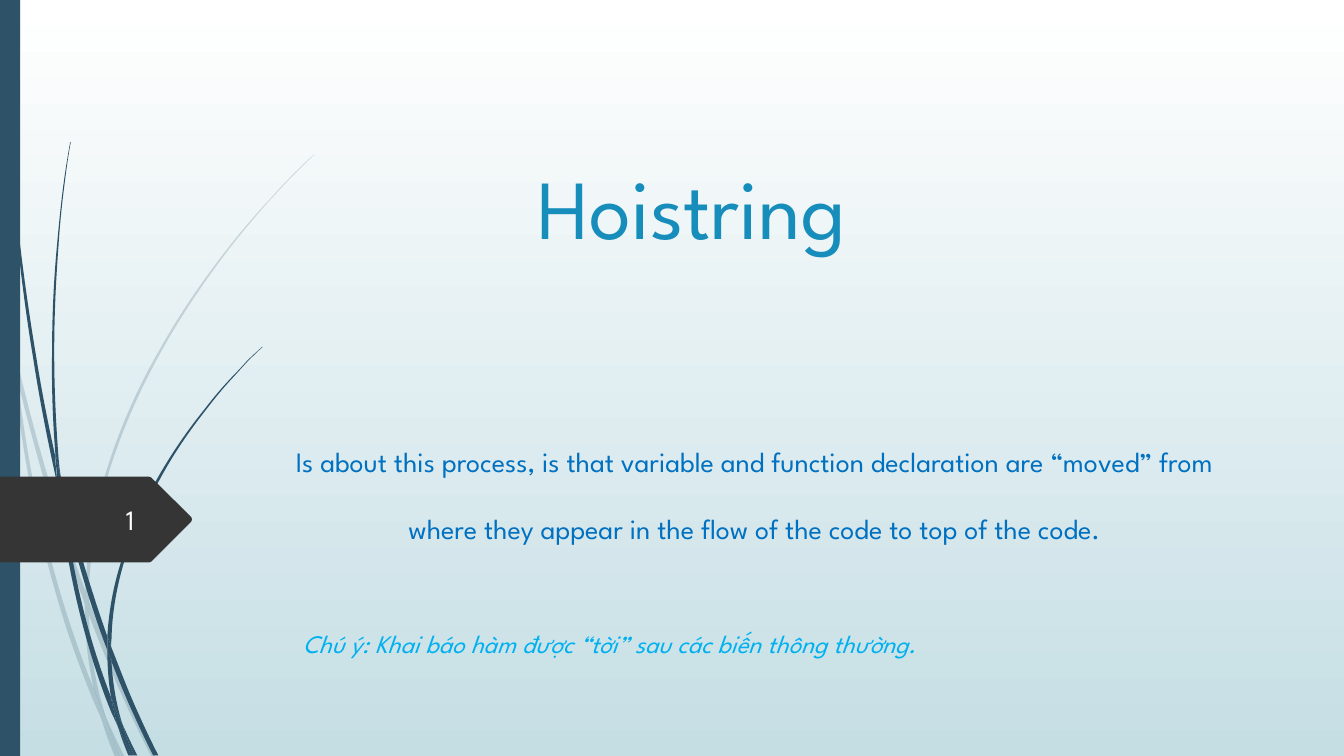
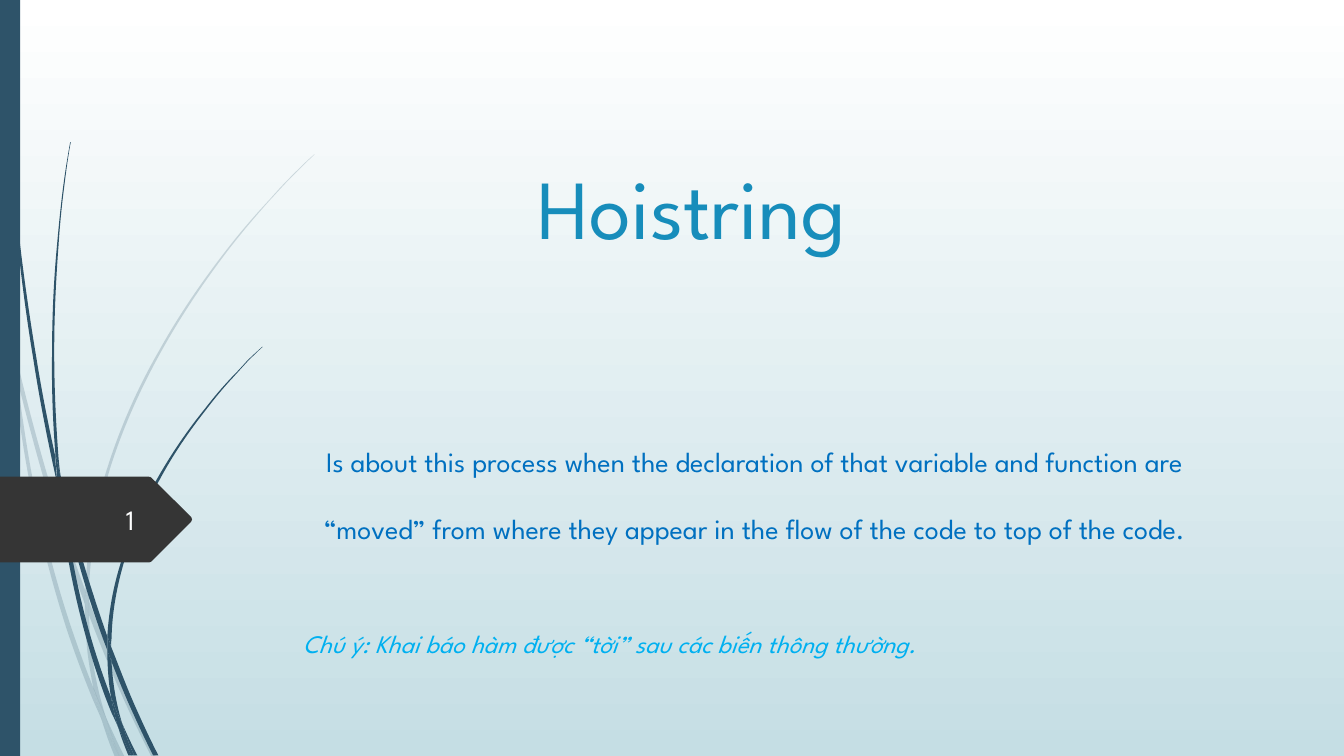
Before and after one commit to lionheartmettle/Bai-Tap-JS-TungNT72-, a slide deck: slide 1 of Slide/TungNT72 Hoisting vs Closure.pptx. Drawn at 1344x756 pixels with LibreOffice and Linux fonts; fonts in the diff are those of the drawing. Boxes give left, top, right and bottom in pixels: in the first picture for what was removed or moved away, otherwise in the second. Text is boxed around its words. In the diff, an @@ line names an element or a change of style, - is before the commit and + after.

```diff
--- a/Slide/TungNT72 Hoisting vs Closure.pptx
+++ b/Slide/TungNT72 Hoisting vs Closure.pptx
@@ subtitle at [324,452,1185,545]: text changed @@
-Is about this process, is that variable and function declaration are “moved” from where they appear in the flow of the code to top of the code.
+Is about this process when the declaration of that variable and function are “moved” from where they appear in the flow of the code to top of the code.
```
Also in this commit, not shown: 4 other slides changed, 4 slides added, 21 other files.
